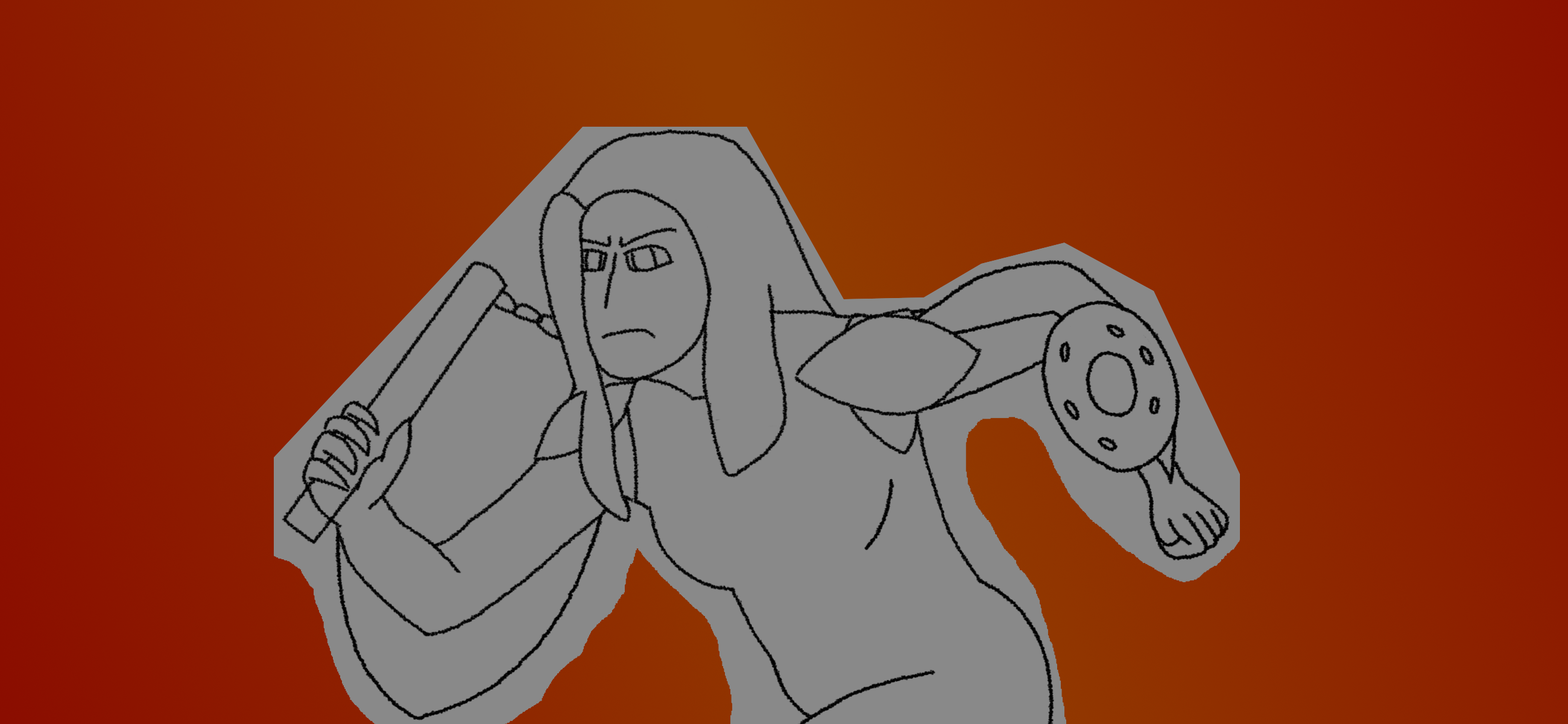
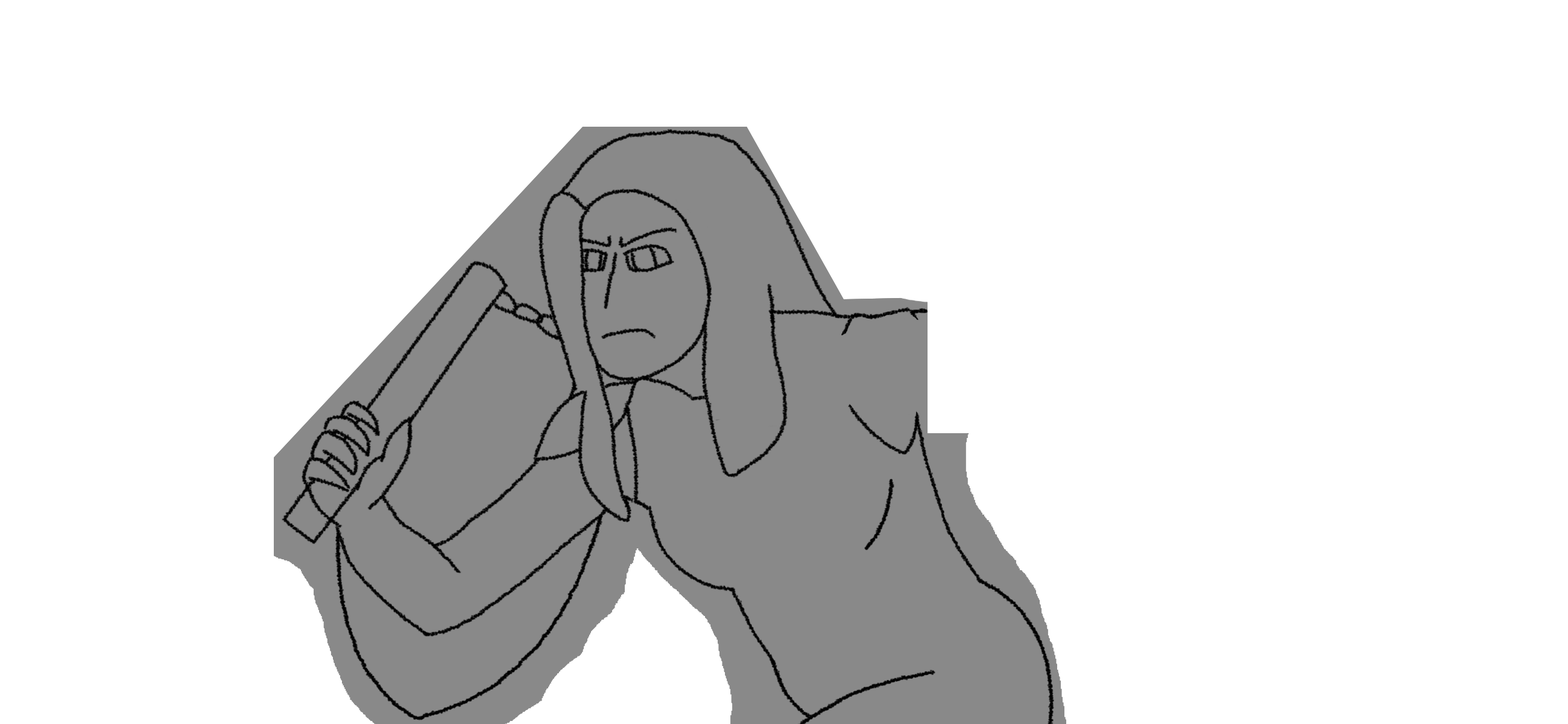
Layer changes from the first (1568, 724) image to the second:
added layer "Body Lineart" above "Main Lineart" over [281, 128, 1055, 724]
renamed "Layer #1" to "Main Lineart", hid it over [281, 128, 1231, 724]
painted on "flat grey cba colors rn" over [899, 242, 1240, 582]
hid "Layer" over [0, 0, 1568, 724]